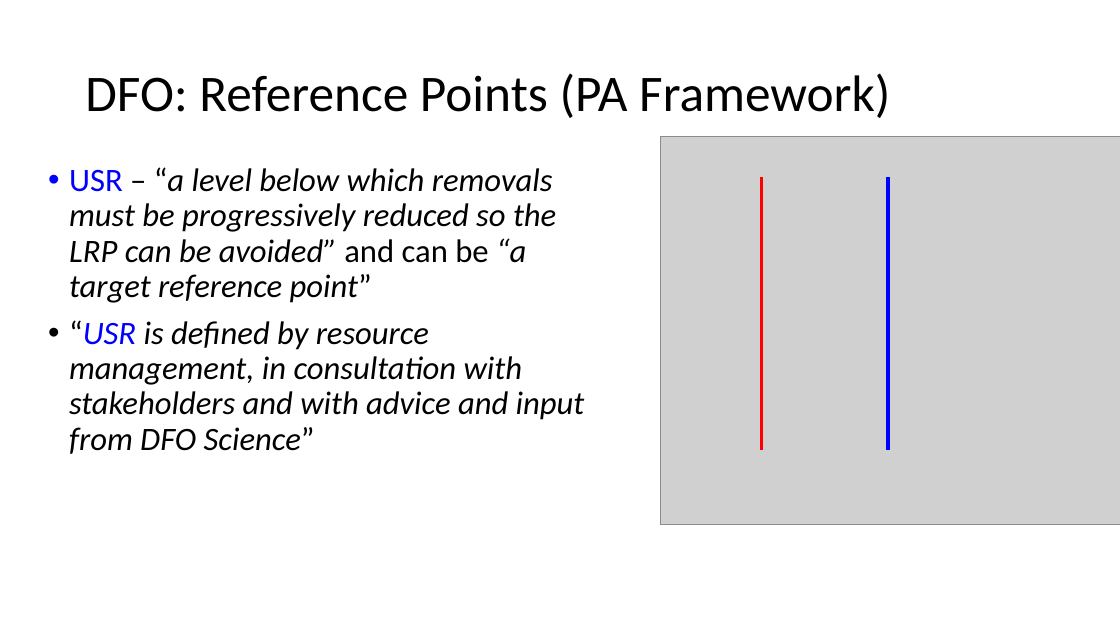
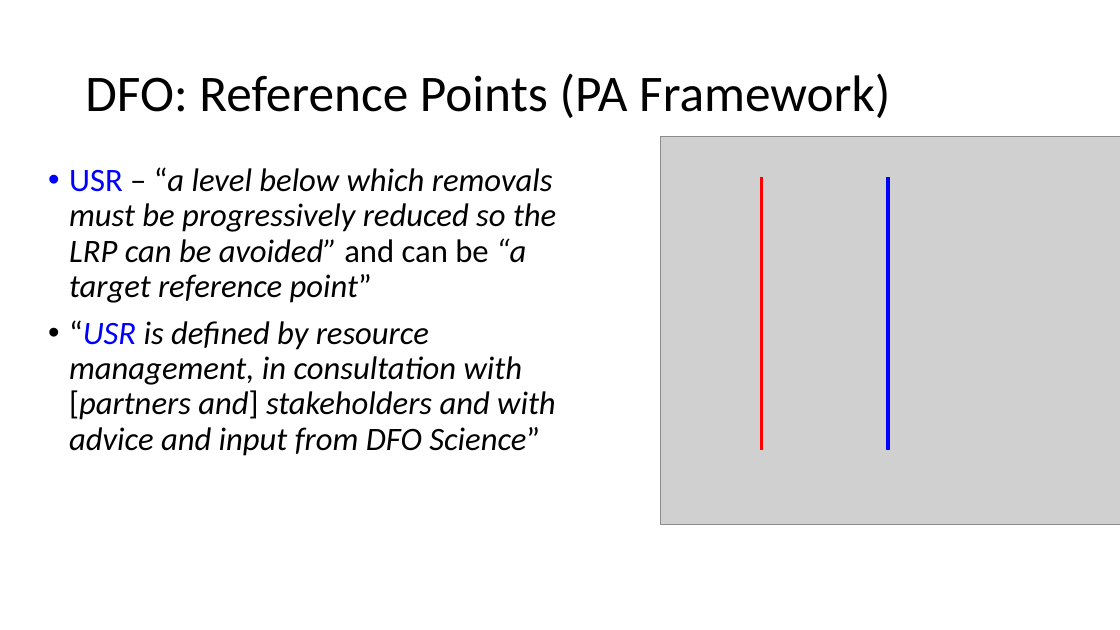
Before and after one commit to TESA-workshops/Ref-Pt-101, a slide deck: slide 15 of RefPt101_221110tb.pptx. Drawn at 1120x630 pixels with LibreOffice and Linux fonts; fonts in the diff are those of the drawing; grey boxes stand for pictures. Boxes give left, top, right and bottom in pixels: in the first picture for what was removed or moved away, otherwise in the second. Text is boxed around its words. In the diff, an @@ line names an element or a change of style, - is before the commit and + after.

```diff
--- a/RefPt101_221110tb.pptx
+++ b/RefPt101_221110tb.pptx
@@ text at (x1=69, y1=320, x2=556, y2=456): text changed @@
-• “USR is defined by resource management, in consultation with stakeholders and with advice and input from DFO Science”
+• “USR is defined by resource management, in consultation with [partners and] stakeholders and with advice and input from DFO Science”
```
Also in this commit, not shown: 14 other slides changed.
